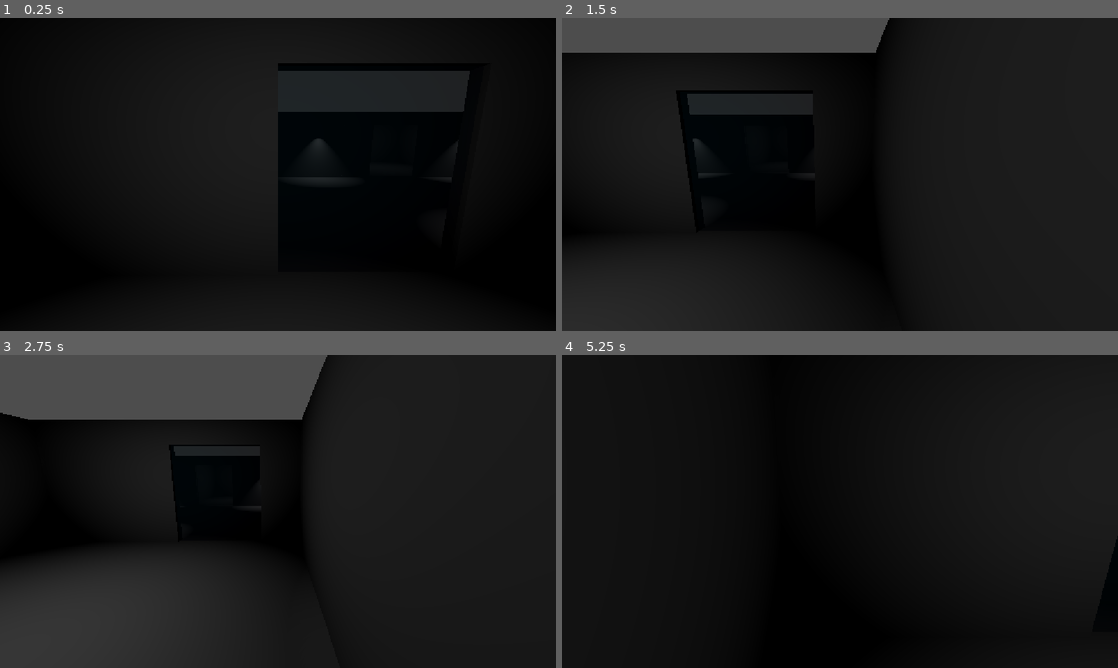
Above: before the commit, frames 1-4 (two rows, left to right).
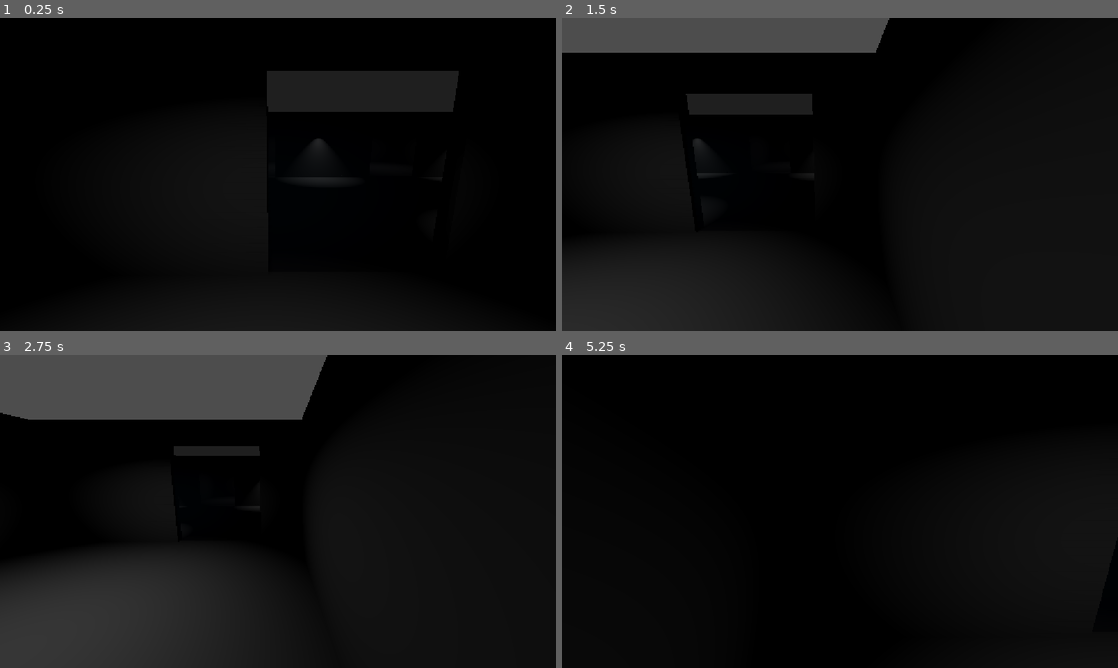
Above: after the commit, the same moments.

Repository: isolatedspace/hero-cell
Game: Godot game, scene res://hero_cell.tscn
Two runs of this game, one before a commit and one after it. Both use one fixed random seed, a clock stepped at 60 frames per second and the inputs below. The project has no main scene, so this scene is started directly.
Inputs:
- Up to frame 1 (0.25 s): no input
- Up to frame 2 (1.5 s): tap Enter at 0.5 s; hold D (move_right) 0.53-1.28 s; hold S (move_down) from 1.28 s (still down)
- Up to frame 3 (2.75 s): release S (move_down) at 2.03 s; hold D (move_right) from 2.03 s (still down)
- Up to frame 4 (5.25 s): tap Space at 2.75 s; release D (move_right) at 2.78 s; hold W (move_up) 2.78-3.53 s; hold A (move_left) 3.53-5.03 s; tap Enter at 5 s; hold S (move_down) from 5.03 s (still down)

The runs differ from the first frame. In frame 1, 3.2% of the frame differs, in the area x 31-85%, y 10-63%; in frame 2, 1.6%; in frame 3, 3.2%, in the area x 2-82%, y 0-49%; in frame 4, 3.0%.

Commit message:
Added 10-cell block layout, corridor, and Guard Room structure

Diff:
--- a/Cell_1.tscn
+++ b/Cell_1.tscn
@@ -152,7 +152,7 @@
 transform = Transform3D(1, 0, 0, 0, -4.371139e-08, 1, 0, -1, -4.371139e-08, 0, 3.3178463, 0)
 light_energy = 0.5
 shadow_enabled = true
-spot_angle = 90.0
+spot_angle = 70.0
 
 [node name="ExteriorLight" type="SpotLight3D" parent="." unique_id=383857864]
 transform = Transform3D(1, 0, 0, 0, -4.371139e-08, 1, 0, -1, -4.371139e-08, 1.835177, 2.1504602, 3.3086152)
--- a/hero_cell.tscn
+++ b/hero_cell.tscn
@@ -28,23 +28,29 @@
 fov = 80.00363
 
 [node name="Cell_Template" parent="." unique_id=377282368 instance=ExtResource("3_hjrxs")]
+transform = Transform3D(1, 0, 0, 0, 1, 0, 0, 0, 1, 0.11270547, 0, 0)
 
 [node name="Cell_Template2" parent="." unique_id=1347154069 instance=ExtResource("3_hjrxs")]
 transform = Transform3D(1, 0, 0, 0, 1, 0, 0, 0, 1, -6, 0, 0)
 
 [node name="Cell_Template3" parent="." unique_id=1688488884 instance=ExtResource("3_hjrxs")]
-transform = Transform3D(1, 0, 0, 0, 1, 0, 0, 0, 1, 6.005905, -0.0036509037, -0.0057606697)
+transform = Transform3D(1, 0, 0, 0, 1, 0, 0, 0, 1, 6.3148756, -0.0036509037, -0.0057606697)
 
 [node name="Cell_Template4" parent="." unique_id=389989253 instance=ExtResource("3_hjrxs")]
-transform = Transform3D(1, 0, 0, 0, 1, 0, 0, 0, 1, 12.167519, -0.00076425076, -0.004064083)
+transform = Transform3D(1, 0, 0, 0, 1, 0, 0, 0, 1, 12.485712, -0.00076425076, -0.004064083)
 
 [node name="Cell_Template5" parent="." unique_id=1423199907 instance=ExtResource("3_hjrxs")]
 transform = Transform3D(1, 0, 0, 0, 1, 0, 0, 0, 1, -12.2, 0.005, 0)
 
 [node name="CorridorFloor" type="CSGBox3D" parent="." unique_id=1793580855]
-transform = Transform3D(1, 0, 0, 0, 1, 0, 0, 0, 1, 0.1454212, 0.17919749, 6.102334)
+transform = Transform3D(1, 0, 0, 0, 1, 0, 0, 0, 1, 0.1454212, -0.03828603, 6.102334)
 use_collision = true
-size = Vector3(30.9646, 0.16418457, 6.1015625)
+size = Vector3(30.9646, 0.5991516, 6.1015625)
+
+[node name="CorridorFloor2" type="CSGBox3D" parent="." unique_id=1136922700]
+transform = Transform3D(-4.371139e-08, 0, 1, 0, 1, 0, -1, 0, -4.371139e-08, 18.572046, -0.03828603, 12.393517)
+use_collision = true
+size = Vector3(30.9646, 0.5991516, 6)
 
 [node name="Cell_Template6" parent="." unique_id=988115159 instance=ExtResource("3_hjrxs")]
 transform = Transform3D(-0.9999999, 0, -8.742278e-08, 0, 0.99999994, 0, 8.742277e-08, 0, -1, -12.198, -0.011, 12.13)
@@ -60,3 +66,10 @@
 
 [node name="Cell_Template10" parent="." unique_id=62575595 instance=ExtResource("3_hjrxs")]
 transform = Transform3D(-1, 0, 8.742278e-08, 0, 1, 0, -8.742278e-08, 0, -1, 12.528945, 0, 12.13)
+
+[node name="GuardRoom" type="CSGCombiner3D" parent="." unique_id=611518207]
+transform = Transform3D(1, 0, 0, 0, 1, 0, 0, 0, 1, 21, 0, -3)
+
+[node name="CSGBox3D" type="CSGBox3D" parent="GuardRoom" unique_id=1903681020]
+transform = Transform3D(1, 0, 0, 0, 1, 0, 0, 0, 1, -1, 0, 0)
+size = Vector3(8, 1, 1)
